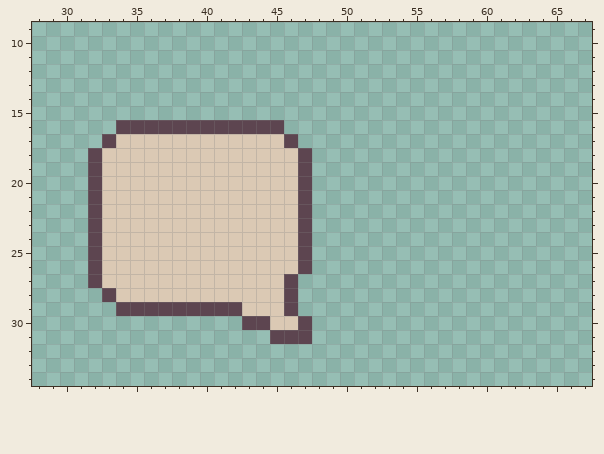
Two versions of one pixel-art file, Assets/Art/UI.aseprite. The picture above was drawn from the file before the commit.
128x128 pixels, 1 frame. Shown: x 28..67, y 9..34.
After the commit:
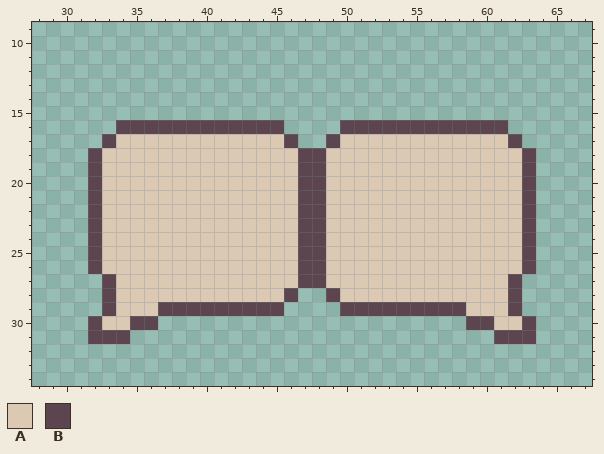
Palette (. is transparent): A #dbc9b4  B #5d4550
From old to new:
{"y":16,"x":50,"old":"............","new":"BBBBBBBBBBBB"}
{"y":17,"x":49,"old":"..............","new":"BAAAAAAAAAAAAB"}
{"y":18,"x":48,"old":"................","new":"BAAAAAAAAAAAAAAB"}
{"y":19,"x":48,"old":"................","new":"BAAAAAAAAAAAAAAB"}
{"y":20,"x":48,"old":"................","new":"BAAAAAAAAAAAAAAB"}
{"y":21,"x":48,"old":"................","new":"BAAAAAAAAAAAAAAB"}
{"y":22,"x":48,"old":"................","new":"BAAAAAAAAAAAAAAB"}
{"y":23,"x":48,"old":"................","new":"BAAAAAAAAAAAAAAB"}
{"y":24,"x":48,"old":"................","new":"BAAAAAAAAAAAAAAB"}
{"y":25,"x":48,"old":"................","new":"BAAAAAAAAAAAAAAB"}
{"y":26,"x":48,"old":"................","new":"BAAAAAAAAAAAAAAB"}
{"y":27,"x":32,"old":"BA","new":".B"}
{"y":27,"x":46,"old":"B................","new":"ABBAAAAAAAAAAAAAB"}
{"y":28,"x":49,"old":"..............","new":"BAAAAAAAAAAAAB"}
{"y":29,"x":33,"old":".BBB","new":"BAAA"}
{"y":29,"x":43,"old":"AAAB","new":"BBB."}
{"y":29,"x":50,"old":".............","new":"BBBBBBBBBAAAB"}
{"y":30,"x":32,"old":".....","new":"BAABB"}
{"y":30,"x":43,"old":"BBAAB","new":"....."}
{"y":30,"x":59,"old":".....","new":"BBAAB"}
{"y":31,"x":32,"old":"...","new":"BBB"}
{"y":31,"x":45,"old":"BBB","new":"..."}
{"y":31,"x":61,"old":"...","new":"BBB"}
